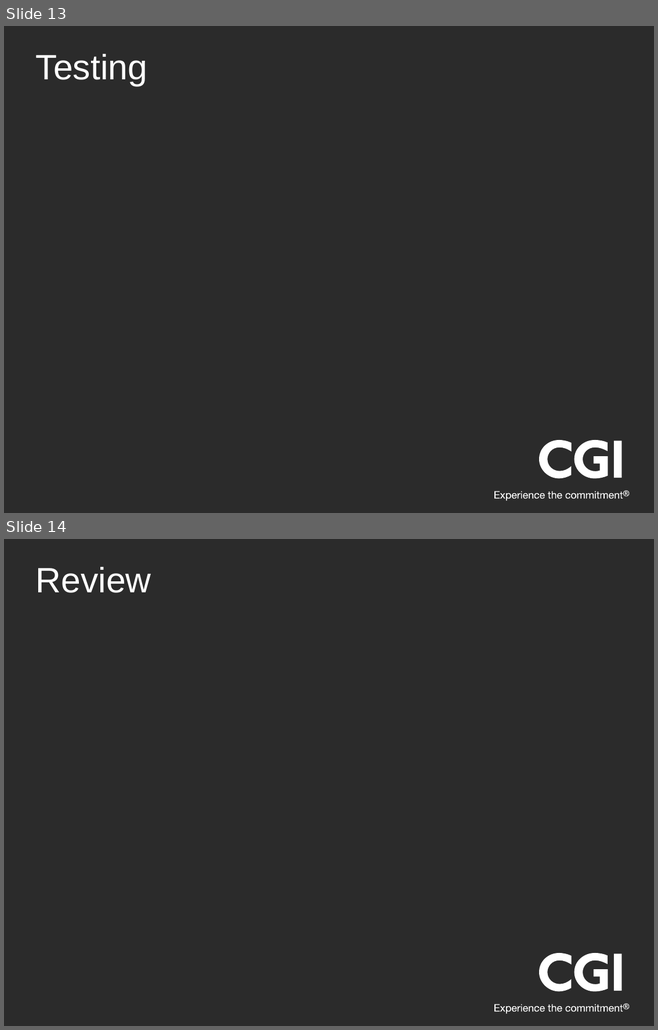
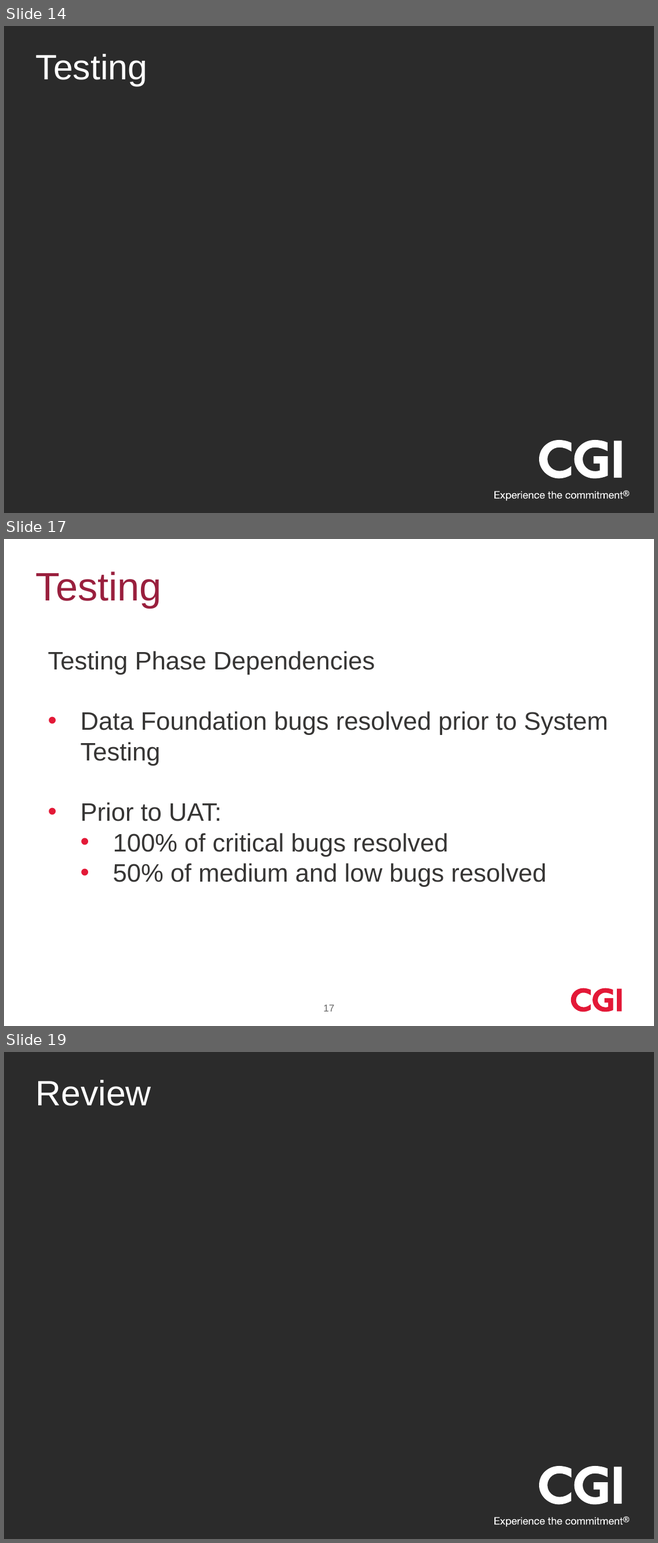
Before and after one commit to ChaseCGI/GoingGreen, a slide deck: Going Green Presentation.pptx. Shown one above the other, each under a label of ours: slides 13 and 14 before the commit, slides 14, 17 and 19 after it; the slides between them are not shown. The pictures are 658x1030 and 658x1543 pixels, drawn with LibreOffice and Linux fonts; fonts in the diff are those of the drawing; background and template pictures are left out; a plain dark background stands for a picture behind light text. Boxes give left, top, right and bottom in pixels: in the first picture for what was removed or moved away, otherwise in the second. Text is boxed around its words. In the diff, an @@ line names an element or a change of style, - is before the commit and + after.

```diff
--- a/Going Green Presentation.pptx
+++ b/Going Green Presentation.pptx
@@ slide 17 added at (4,539,654,1026), background #FFFFFF @@
@@ title added at (36,571,162,608), 44 pt, text #991F3D @@
+Testing
@@ text added at (48,651,608,887), 28 pt, text #363534 @@
+Testing Phase Dependencies
+• Data Foundation bugs resolved prior to System Testing
+• Prior to UAT:
+  • 100% of critical bugs resolved
+  • 50% of medium and low bugs resolved
@@ freeform shape added at (571,988,590,1012), fill #E31837 @@
@@ freeform shape added at (593,988,614,1012), fill #E31837 @@
@@ rectangle added at (616,988,622,1011), fill #E31837 @@
@@ page number added at (323,1005,334,1012), 11 pt, text #666666 @@
+17
@@ what was slide 13 is now slide 14 @@
@@ what was slide 14 is now slide 19 @@
```
Also in this commit, not shown: 1 slide changed, 4 other slides added, 1 other file.
